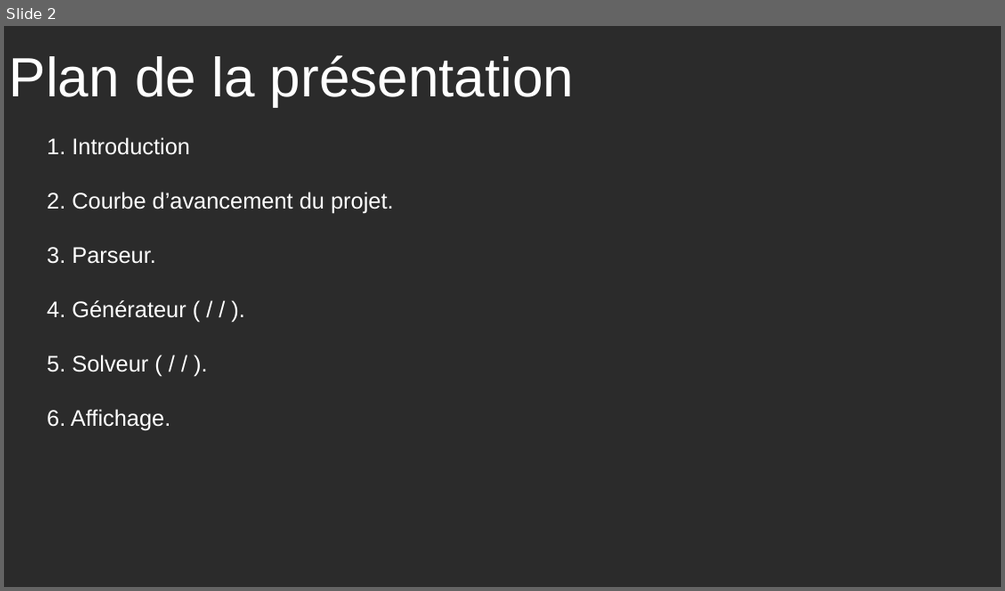
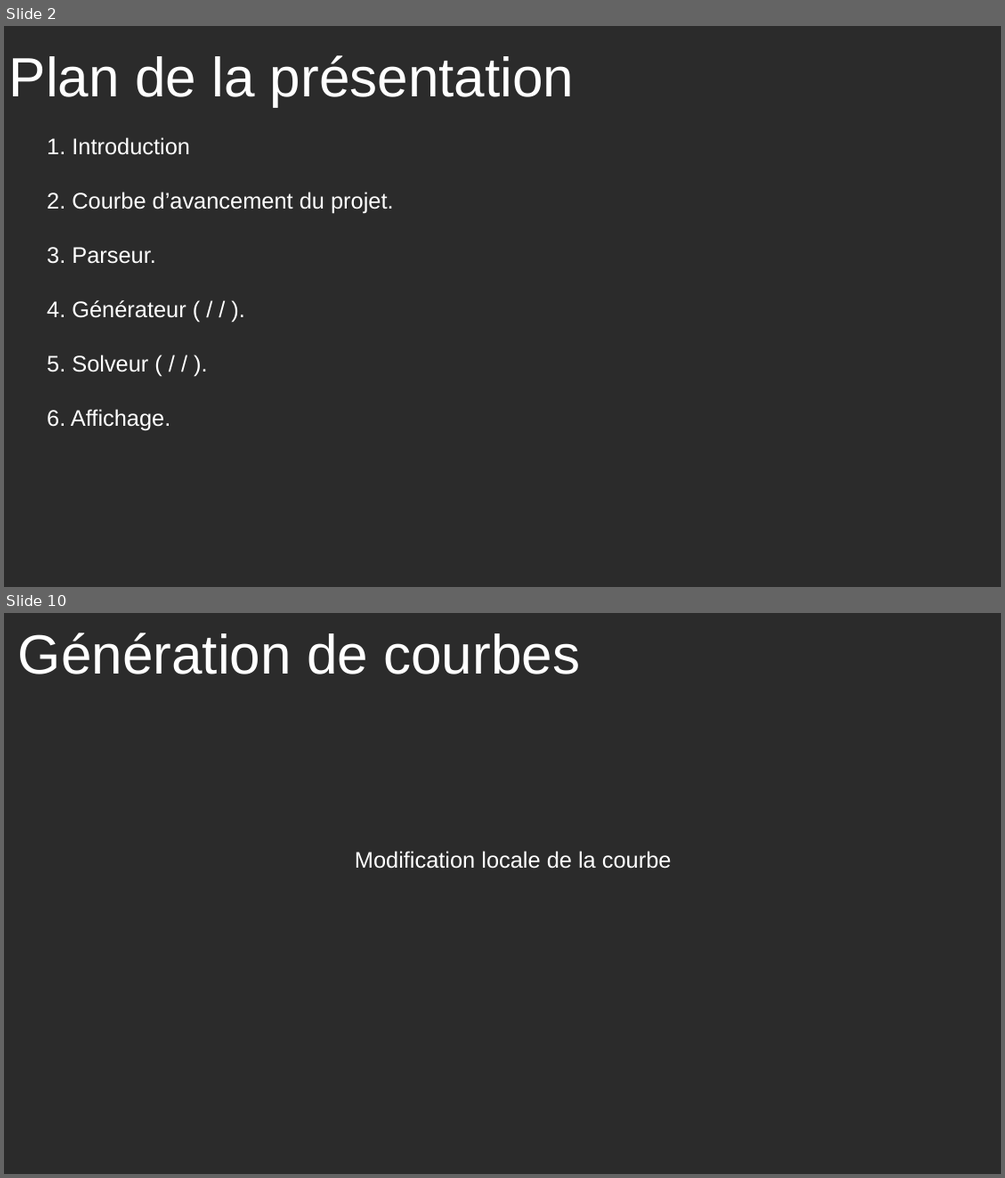
Before and after one commit to Aquaj/slitherlink-solver, a slide deck: slitherlink/doc/Presentation.odp. Shown one above the other, each under a label of ours: slide 2 before the commit, slides 2 and 10 after it; the slides between them are not shown. The pictures are 1005x591 and 1005x1178 pixels, drawn with LibreOffice and Linux fonts; fonts in the diff are those of the drawing; background and template pictures are left out; a plain dark background stands for a picture behind light text. Boxes give left, top, right and bottom in pixels: in the first picture for what was removed or moved away, otherwise in the second. Text is boxed around its words. In the diff, an @@ line names an element or a change of style, - is before the commit and + after.

```diff
--- a/slitherlink/doc/Presentation.odp
+++ b/slitherlink/doc/Presentation.odp
@@ slide 10 added at box(4, 613, 1001, 1174), background picture (left out) @@
@@ title added at box(18, 633, 580, 674), 44 pt, text #FFFFFF @@
+Génération de courbes
@@ text added at box(355, 851, 672, 868), 18 pt, text #FFFFFF @@
+Modification locale de la courbe
```
Also in this commit, not shown: 5 slides changed, 12 other slides added, 2 slides removed, 7 other files.
